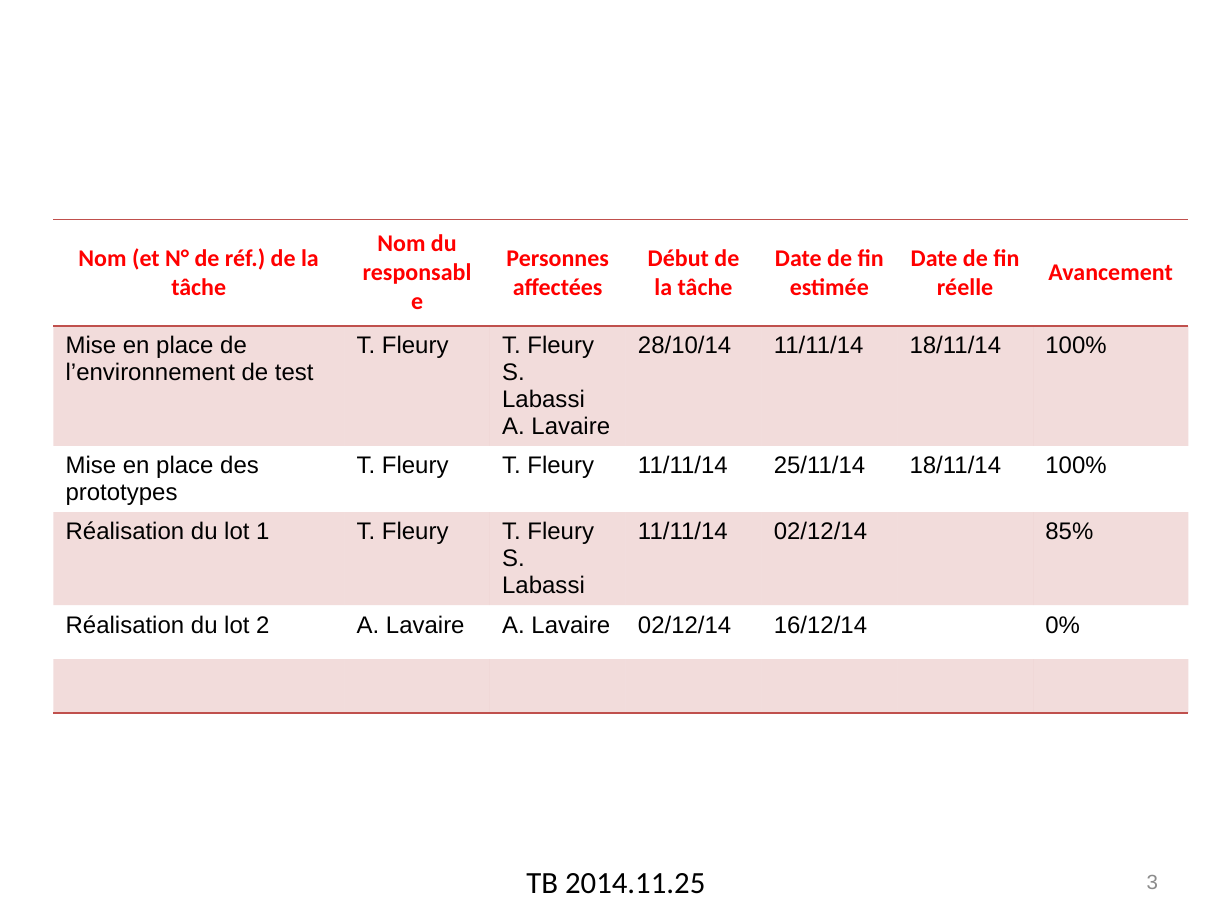
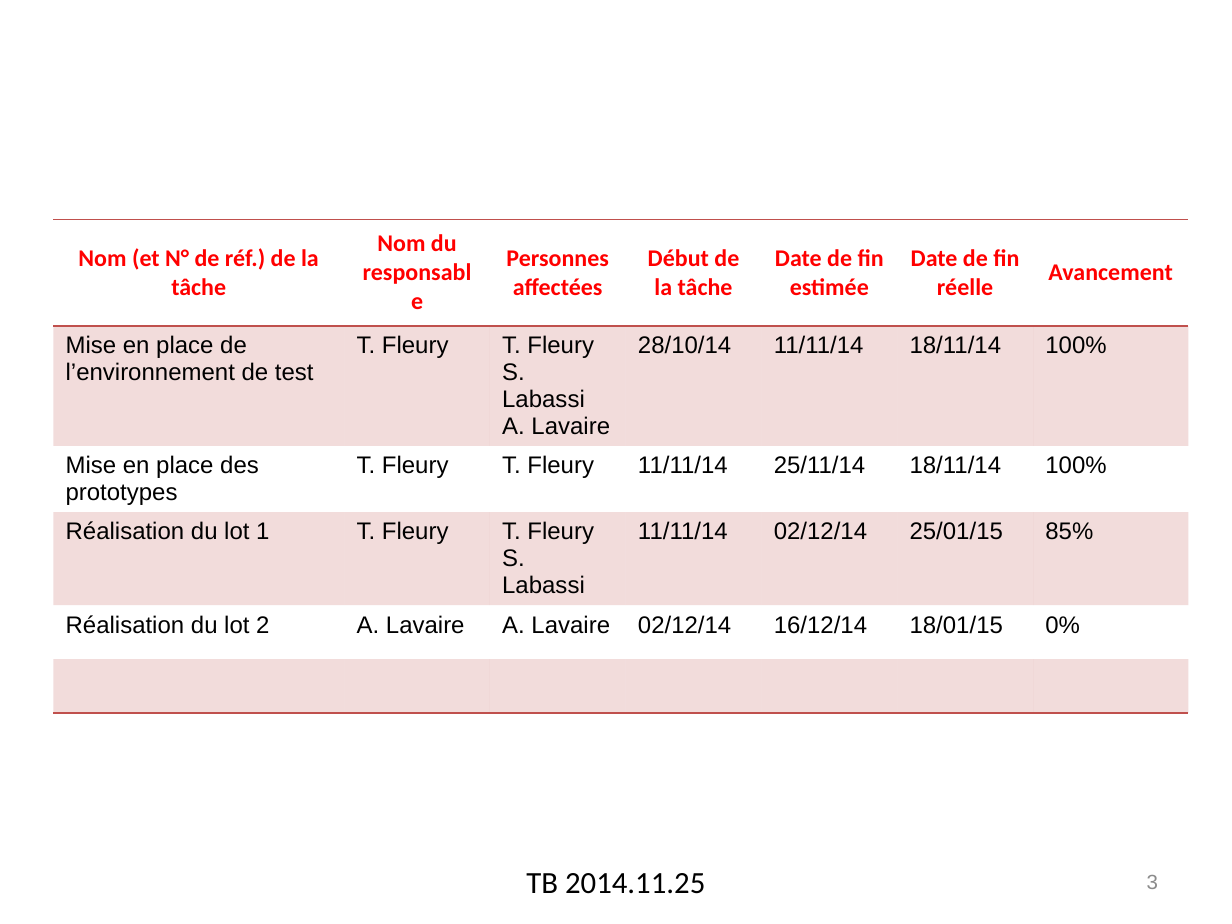
Before and after one commit to elecharny/pi-injector, a slide deck: slide 3 of Documents/TB 2014.11.25.pptx. Drawn at 1232x924 pixels with LibreOffice and Linux fonts; fonts in the diff are those of the drawing; background and template pictures are left out. Boxes give left, top, right and bottom in pixels: in the first picture for what was removed or moved away, otherwise in the second. Text is boxed around its words. In the diff, an @@ line names an element or a change of style, - is before the commit and + after.

```diff
--- a/Documents/TB 2014.11.25.pptx
+++ b/Documents/TB 2014.11.25.pptx
@@ table at [53,219,1186,671] @@
-row 4, column 6: 
+row 4, column 6: 25/01/15
-row 5, column 6: 
+row 5, column 6: 18/01/15
```
Also in this commit, not shown: 1 other slide changed, 30 other files.
